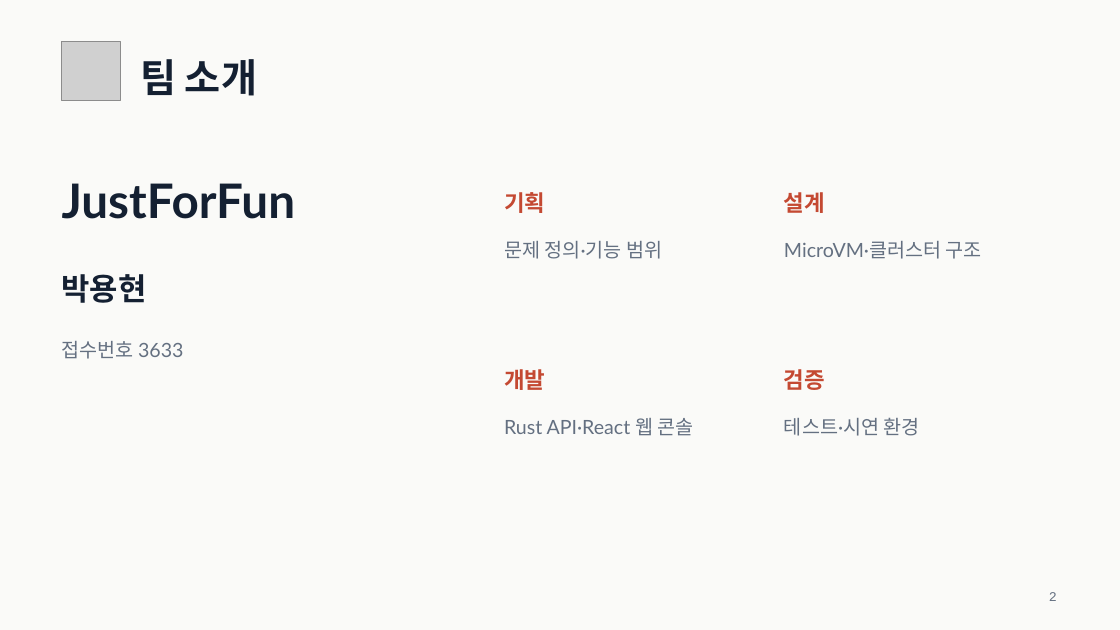
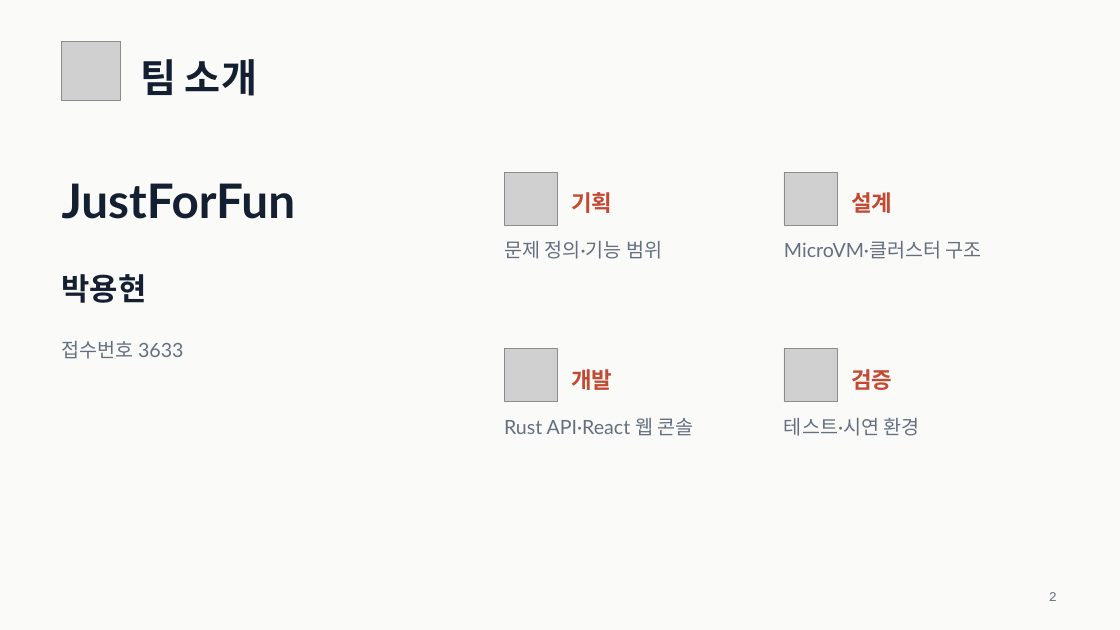
Before and after one commit to SteelCrab/Firecrab-pptx, a slide deck: slide 2 of output/Firecrab_3633_제출자료/제출파일/2026 오픈소스 개발자대회 2차 평가 발표 자료_3633_JustForFun.pptx. Drawn at 1120x630 pixels with LibreOffice and Linux fonts; fonts in the diff are those of the drawing; grey boxes stand for pictures. Boxes give left, top, right and bottom in pixels: in the first picture for what was removed or moved away, otherwise in the second. Text is boxed around its words. In the diff, an @@ line names an element or a change of style, - is before the commit and + after.

```diff
--- a/output/Firecrab_3633_제출자료/제출파일/2026 오픈소스 개발자대회 2차 평가 발표 자료_3633_JustForFun.pptx
+++ b/output/Firecrab_3633_제출자료/제출파일/2026 오픈소스 개발자대회 2차 평가 발표 자료_3633_JustForFun.pptx
@@ picture added at (x1=504, y1=172, x2=557, y2=225) @@
@@ picture added at (x1=784, y1=172, x2=837, y2=225) @@
@@ text "기획" moved from (x1=504, y1=192, x2=545, y2=213) to (x1=571, y1=192, x2=612, y2=213) @@
@@ text "설계" moved from (x1=784, y1=192, x2=825, y2=213) to (x1=851, y1=192, x2=892, y2=213) @@
@@ picture added at (x1=504, y1=349, x2=557, y2=402) @@
@@ picture added at (x1=784, y1=349, x2=837, y2=402) @@
@@ text "개발" moved from (x1=504, y1=369, x2=545, y2=390) to (x1=571, y1=369, x2=612, y2=390) @@
@@ text "검증" moved from (x1=784, y1=369, x2=825, y2=390) to (x1=851, y1=369, x2=892, y2=390) @@
```
Also in this commit, not shown: 17 other files.
